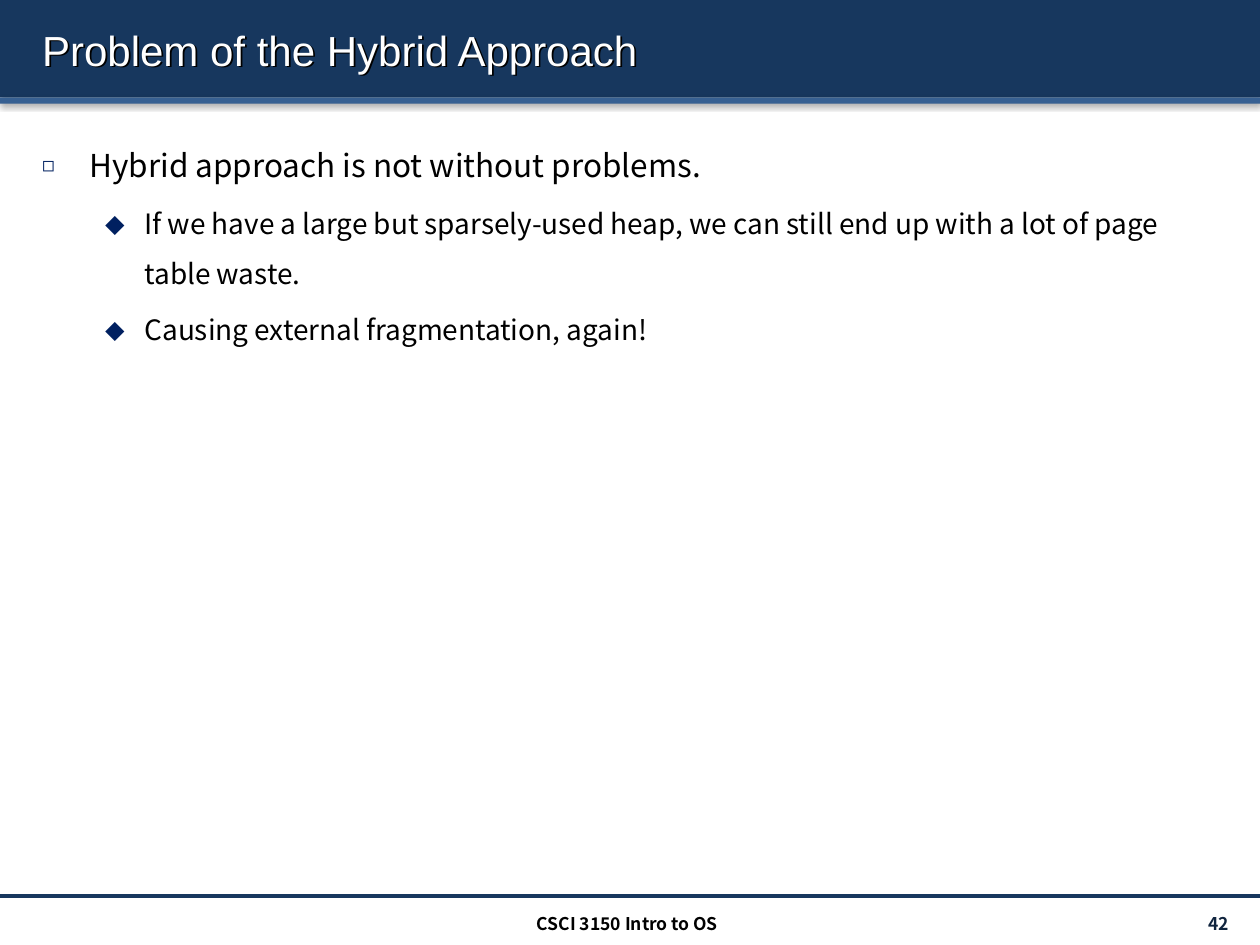
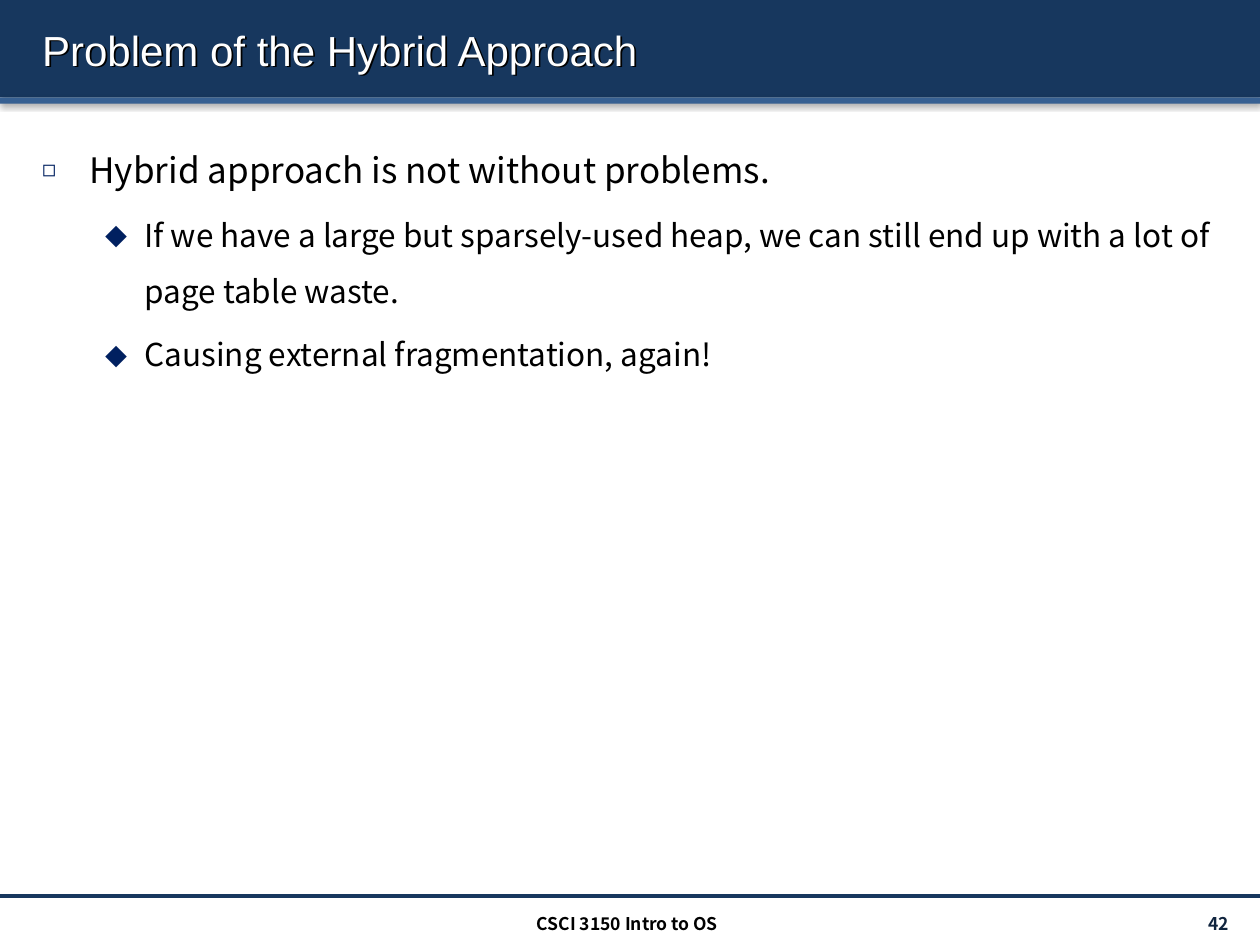
Before and after one commit to henryhxu/CSCI3150, a slide deck: slide 42 of lectures/lec11_paging.pptx. Drawn at 1260x945 pixels with LibreOffice and Linux fonts; fonts in the diff are those of the drawing. Boxes give left, top, right and bottom in pixels: in the first picture for what was removed or moved away, otherwise in the second. Text is boxed around its words. In the diff, an @@ line names an element or a change of style, - is before the commit and + after.

```diff
--- a/lectures/lec11_paging.pptx
+++ b/lectures/lec11_paging.pptx
@@ text "Hybrid approach is not without ..." at (89, 155, 1209, 374): size 18 to 20 pt in "Hybrid approach is not without problems."; size 16 to 18 pt in "If we have a large but sparsely-used ...", "Causing external fragmentation, again!" @@
```
Also in this commit, not shown: 7 other slides changed, 3 other files.
